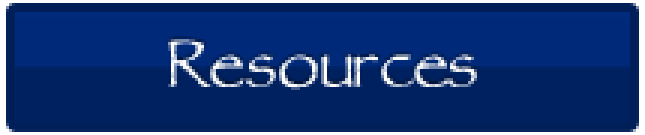
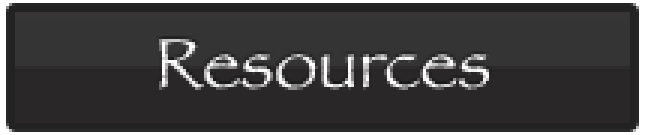
Layer changes from the first 645x135 image to the second:
painted on "Resources" over <box>159,39,489,90</box>
